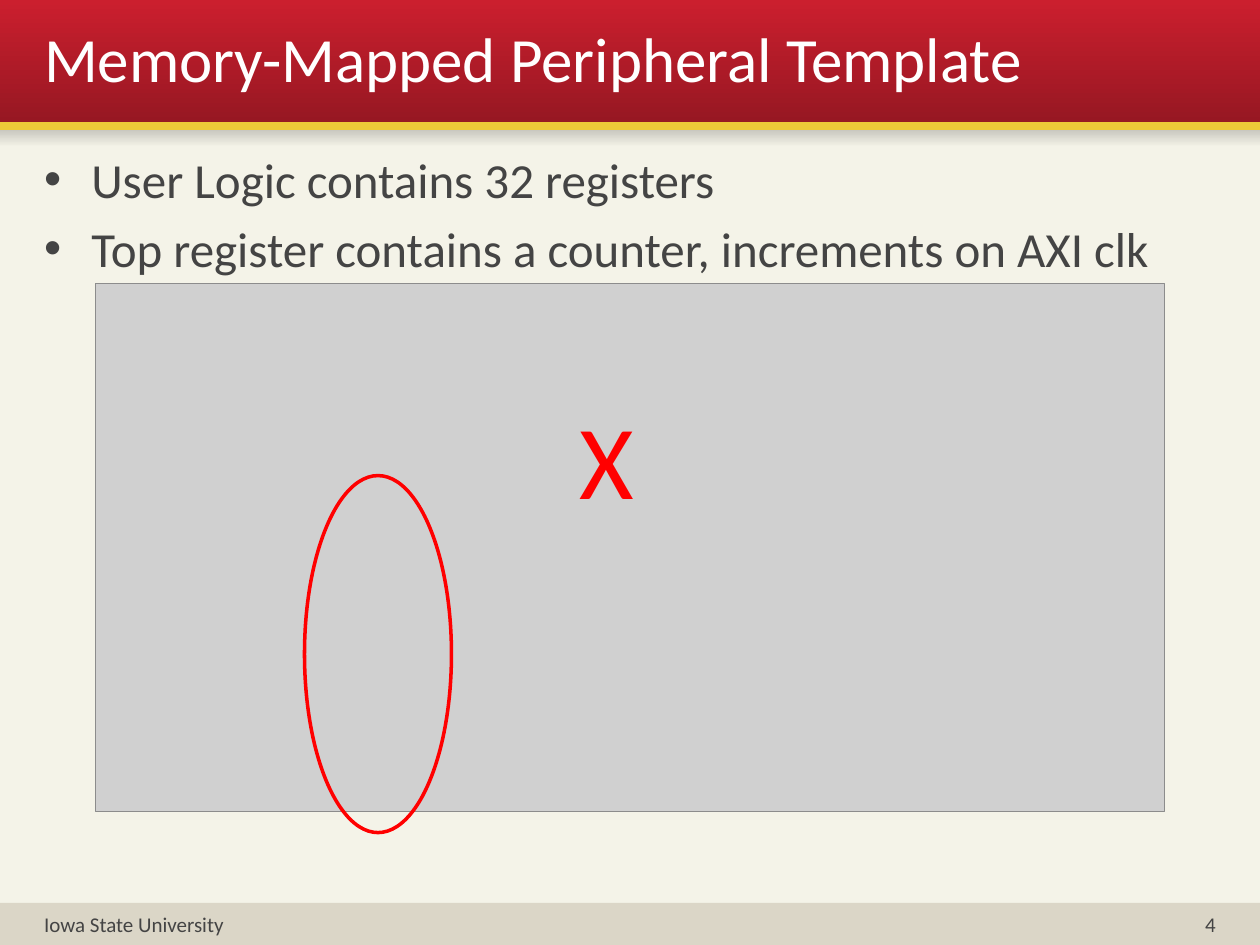
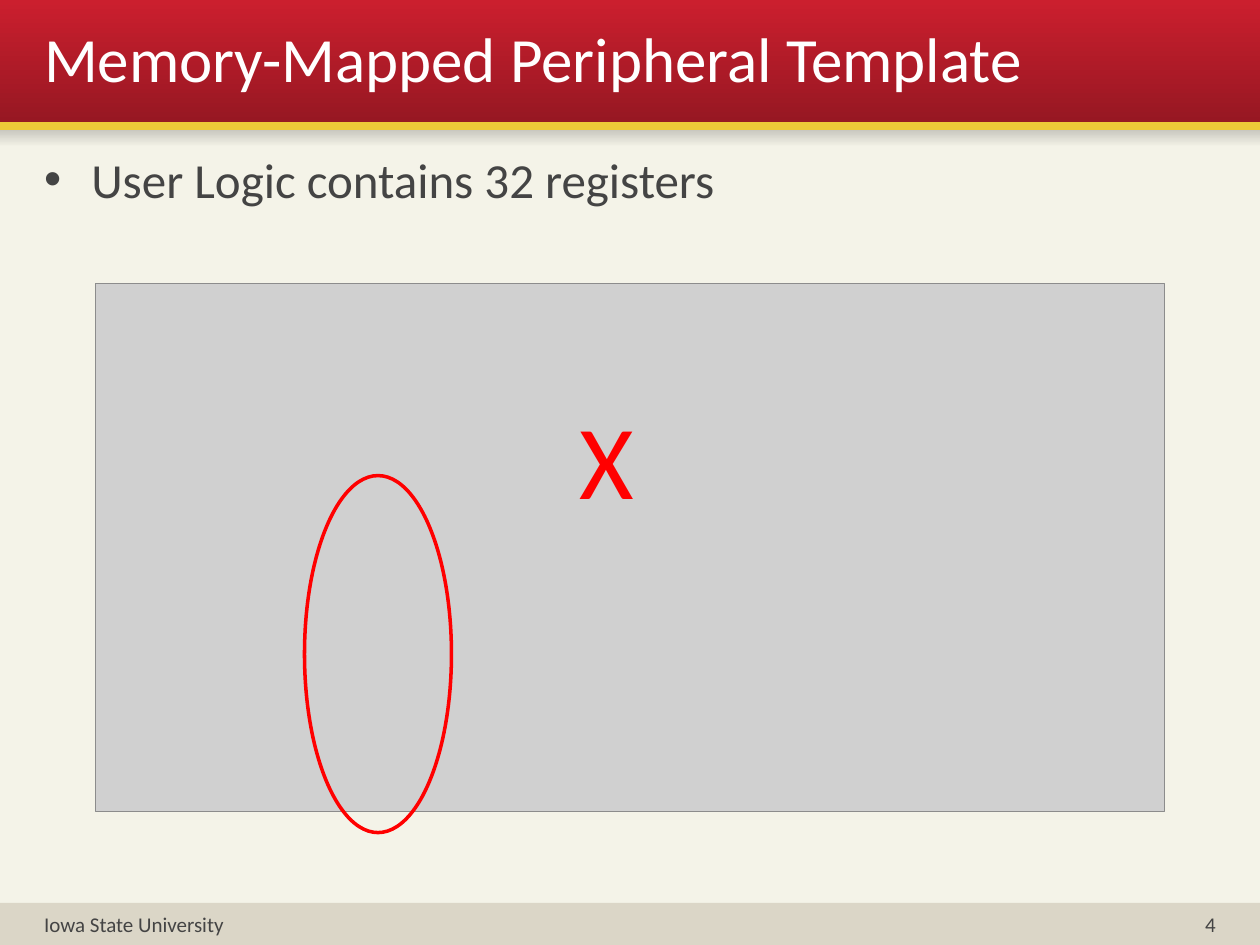
Before and after one commit to bvermeer/CprE581, a slide deck: slide 4 of Presentation/BV_AM_Final_Project_Presentation.pptx. Drawn at 1260x945 pixels with LibreOffice and Linux fonts; fonts in the diff are those of the drawing; grey boxes stand for pictures. Boxes give left, top, right and bottom in pixels: in the first picture for what was removed or moved away, otherwise in the second. Text is boxed around its words. In the diff, an @@ line names an element or a change of style, - is before the commit and + after.

Commit message:
Fixed slide 4 of the presentation.

```diff
--- a/Presentation/BV_AM_Final_Project_Presentation.pptx
+++ b/Presentation/BV_AM_Final_Project_Presentation.pptx
@@ text at box(91, 233, 1148, 276): paragraph removed @@
-• Top register contains a counter, increments on AXI clk
```
